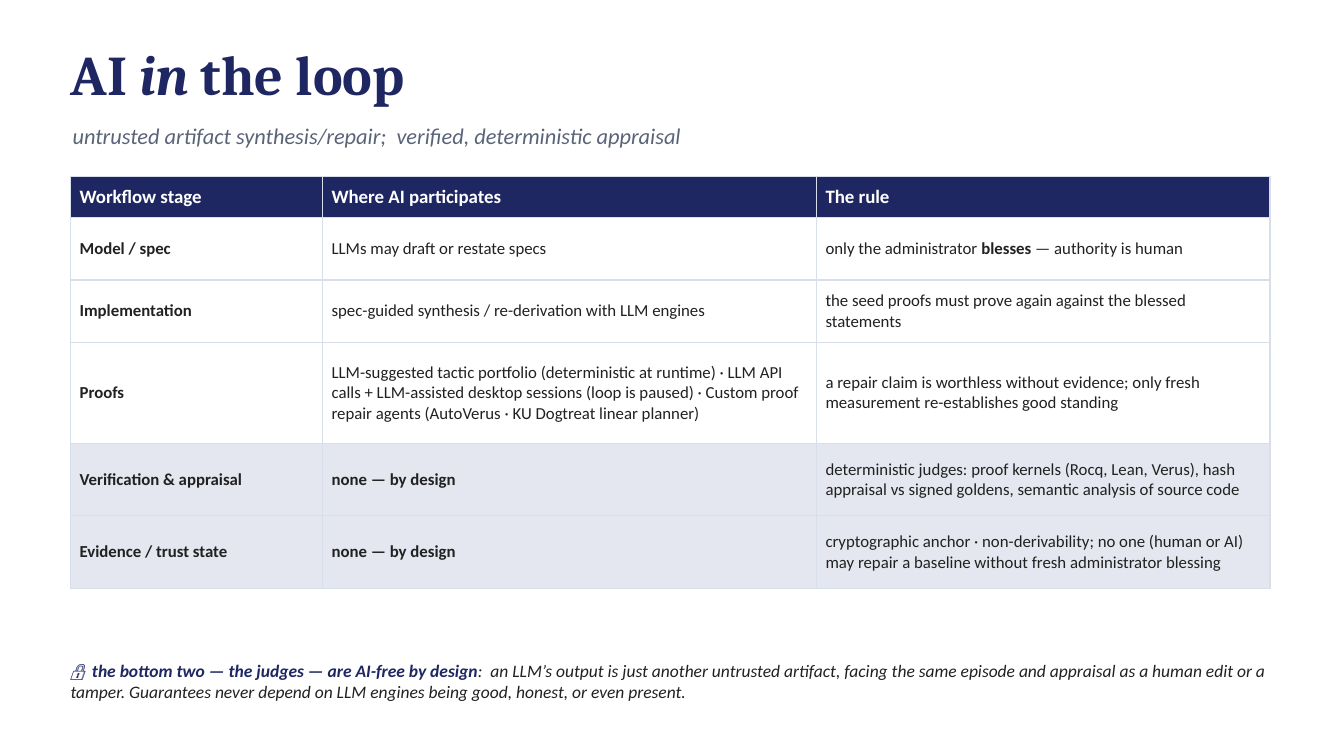
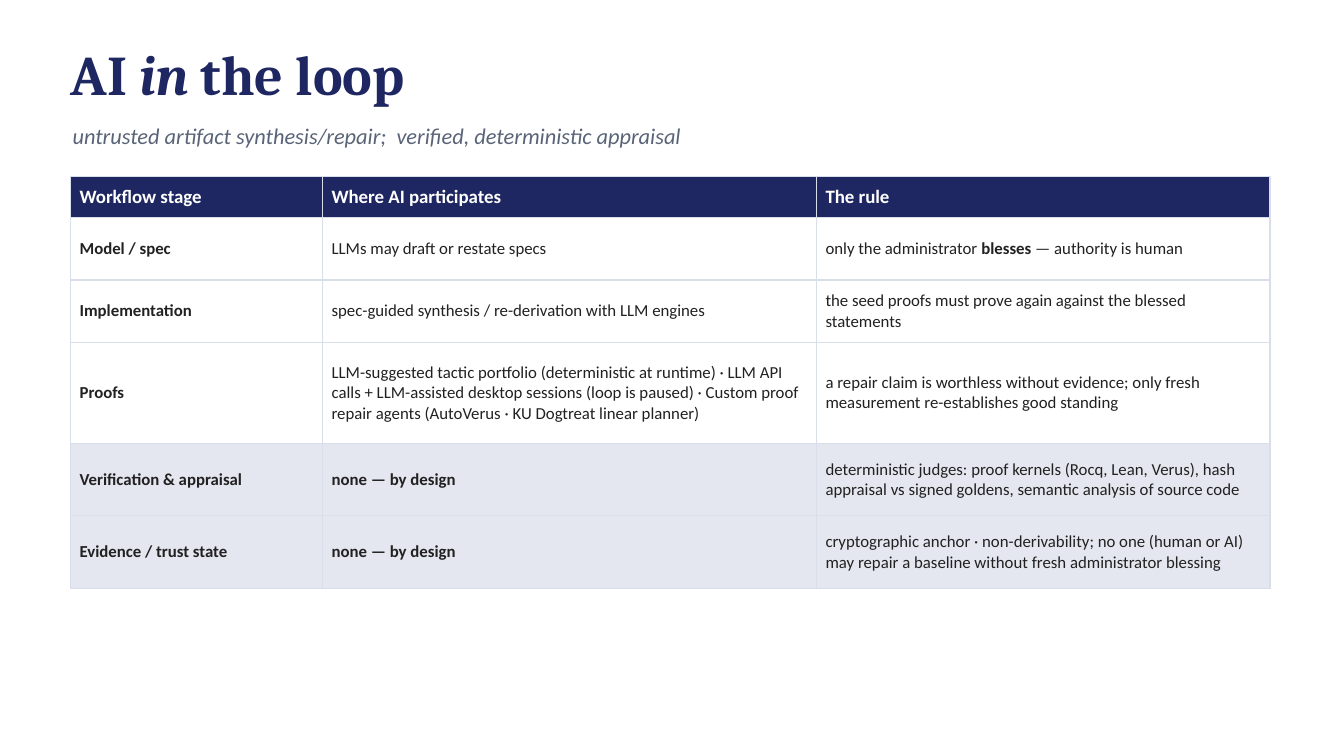
Before and after one commit to ku-sldg/pybb, a slide deck: slide 17 of docs/video_slides_draft.pptx. Drawn at 1344x756 pixels with LibreOffice and Linux fonts; fonts in the diff are those of the drawing. Boxes give left, top, right and bottom in pixels: in the first picture for what was removed or moved away, otherwise in the second. Text is boxed around its words. In the diff, an @@ line names an element or a change of style, - is before the commit and + after.

```diff
--- a/docs/video_slides_draft.pptx
+++ b/docs/video_slides_draft.pptx
@@ text removed at (x1=71, y1=664, x2=1265, y2=701) @@
-🔒 the bottom two — the judges — are AI-free by design: an LLM’s output is just another untrusted artifact, facing the same episode and appraisal as a human edit or a tamper. Guarantees never depend on LLM engines being good, honest, or even present.
```
Also in this commit, not shown: 10 other slides changed, 2 other files.
